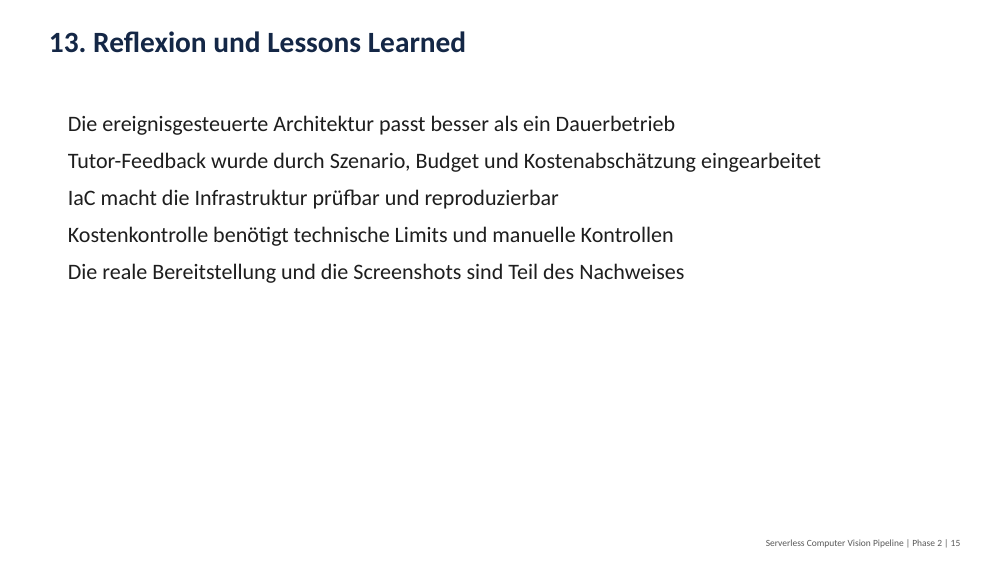
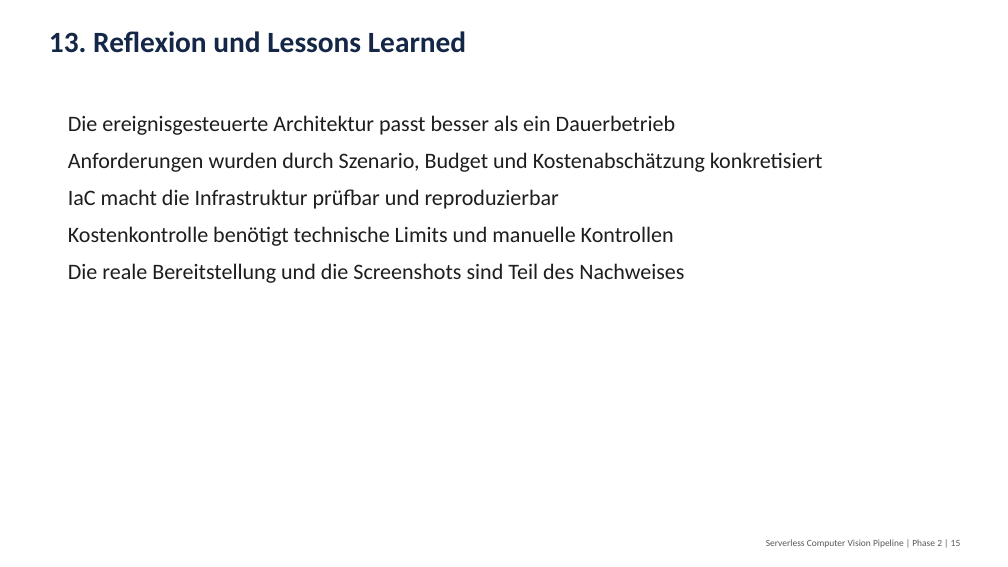
Before and after one commit to matthiasworz-wq/serverless-computer-vision-pipelin, a slide deck: slide 15 of Phase2_Serverless_Computer_Vision_Pipeline.pptx. Drawn at 1008x567 pixels with LibreOffice and Linux fonts; fonts in the diff are those of the drawing. Boxes give left, top, right and bottom in pixels: in the first picture for what was removed or moved away, otherwise in the second. Text is boxed around its words. In the diff, an @@ line names an element or a change of style, - is before the commit and + after.

```diff
--- a/Phase2_Serverless_Computer_Vision_Pipeline.pptx
+++ b/Phase2_Serverless_Computer_Vision_Pipeline.pptx
@@ text at (68, 152, 823, 172): text changed @@
-Tutor-Feedback wurde durch Szenario, Budget und Kostenabschätzung eingearbeitet
+Anforderungen wurden durch Szenario, Budget und Kostenabschätzung konkretisiert
```
Also in this commit, not shown: 8 other files.
